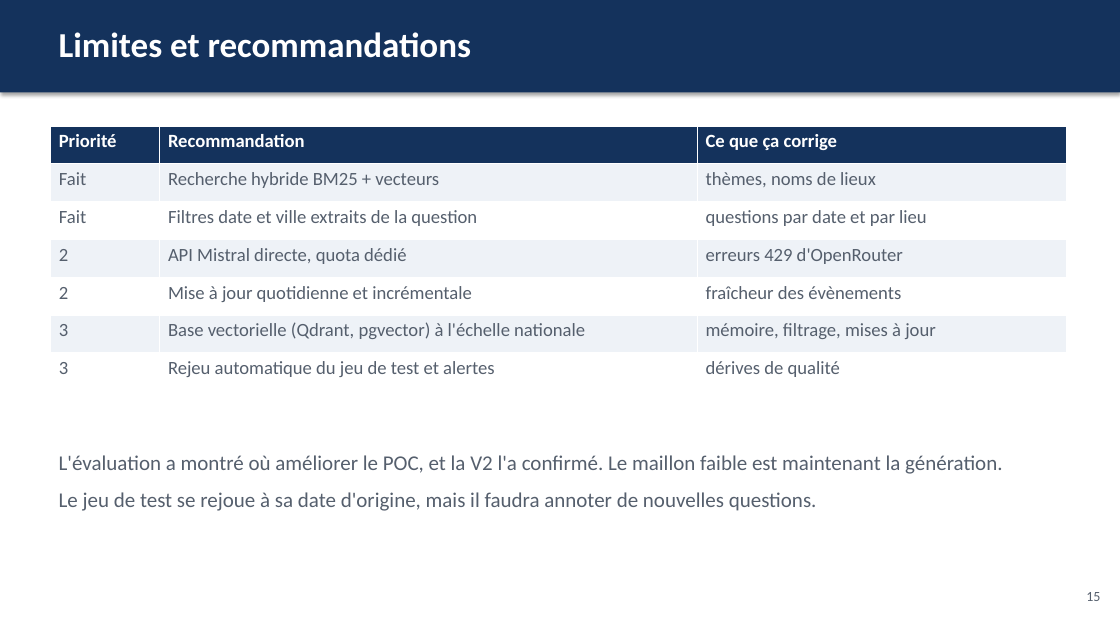
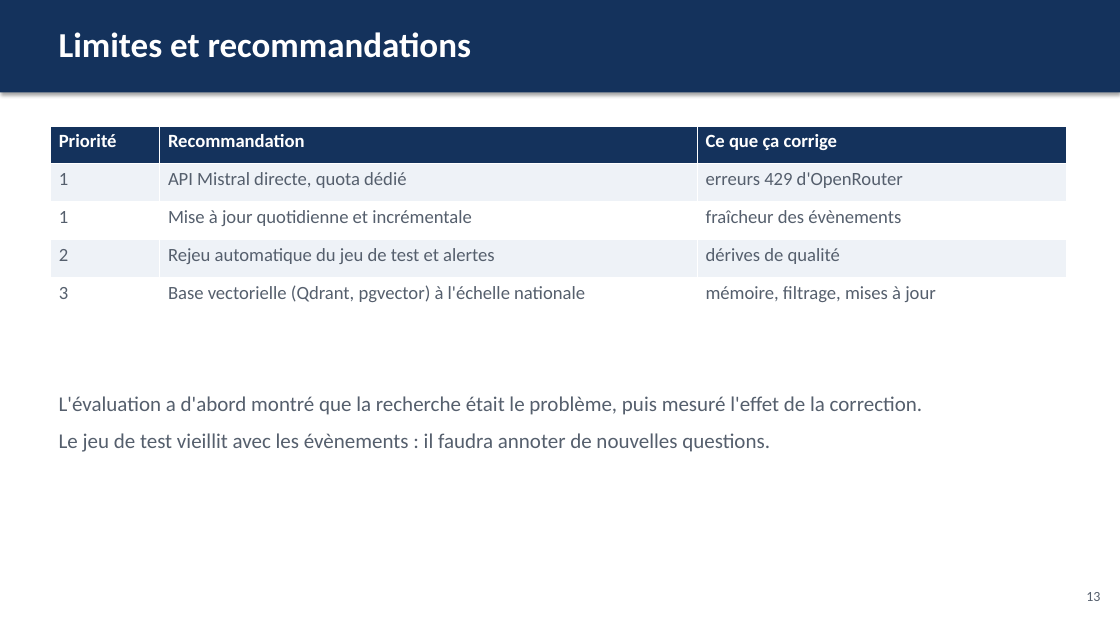
Before and after one commit to Matz-ai/concevoir-et-deployer-un-systeme-rag, a slide deck: slide 13 of livrables/presentation.pptx (slide 15 before the commit). Drawn at 1120x630 pixels with LibreOffice and Linux fonts; fonts in the diff are those of the drawing. Boxes give left, top, right and bottom in pixels: in the first picture for what was removed or moved away, otherwise in the second. Text is boxed around its words. In the diff, an @@ line names an element or a change of style, - is before the commit and + after.

```diff
--- a/livrables/presentation.pptx
+++ b/livrables/presentation.pptx
@@ table at (x1=50, y1=126, x2=1067, y2=315) @@
-row 2: Fait | Recherche hybride BM25 + vecteurs | thèmes, noms de lieux
-row 3: Fait | Filtres date et ville extraits de la question | questions par date et par lieu
-row 4: 2 | API Mistral directe, quota dédié | erreurs 429 d'OpenRouter
-row 5: 2 | Mise à jour quotidienne et incrémentale | fraîcheur des évènements
+row 2: 1 | API Mistral directe, quota dédié | erreurs 429 d'OpenRouter
+row 3: 1 | Mise à jour quotidienne et incrémentale | fraîcheur des évènements
+row 4: 2 | Rejeu automatique du jeu de test et alertes | dérives de qualité
-row 7: 3 | Rejeu automatique du jeu de test et alertes | dérives de qualité
@@ text at (x1=59, y1=396, x2=922, y2=452): text changed @@
-L'évaluation a montré où améliorer le POC, et la V2 l'a confirmé. Le maillon faible est maintenant la génération.
-Le jeu de test se rejoue à sa date d'origine, mais il faudra annoter de nouvelles questions.
+L'évaluation a d'abord montré que la recherche était le problème, puis mesuré l'effet de la correction.
+Le jeu de test vieillit avec les évènements : il faudra annoter de nouvelles questions.
@@ text at (x1=1086, y1=592, x2=1100, y2=601): text changed @@
-15
+13
```
Also in this commit, not shown: 5 other slides changed, 1 slide added, 3 slides removed, 4 other files.
